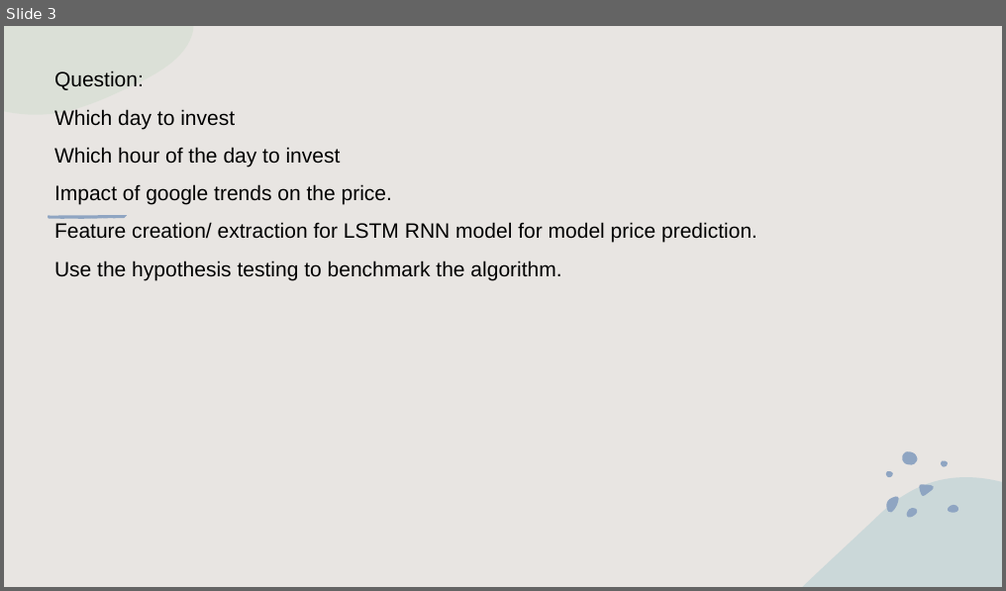
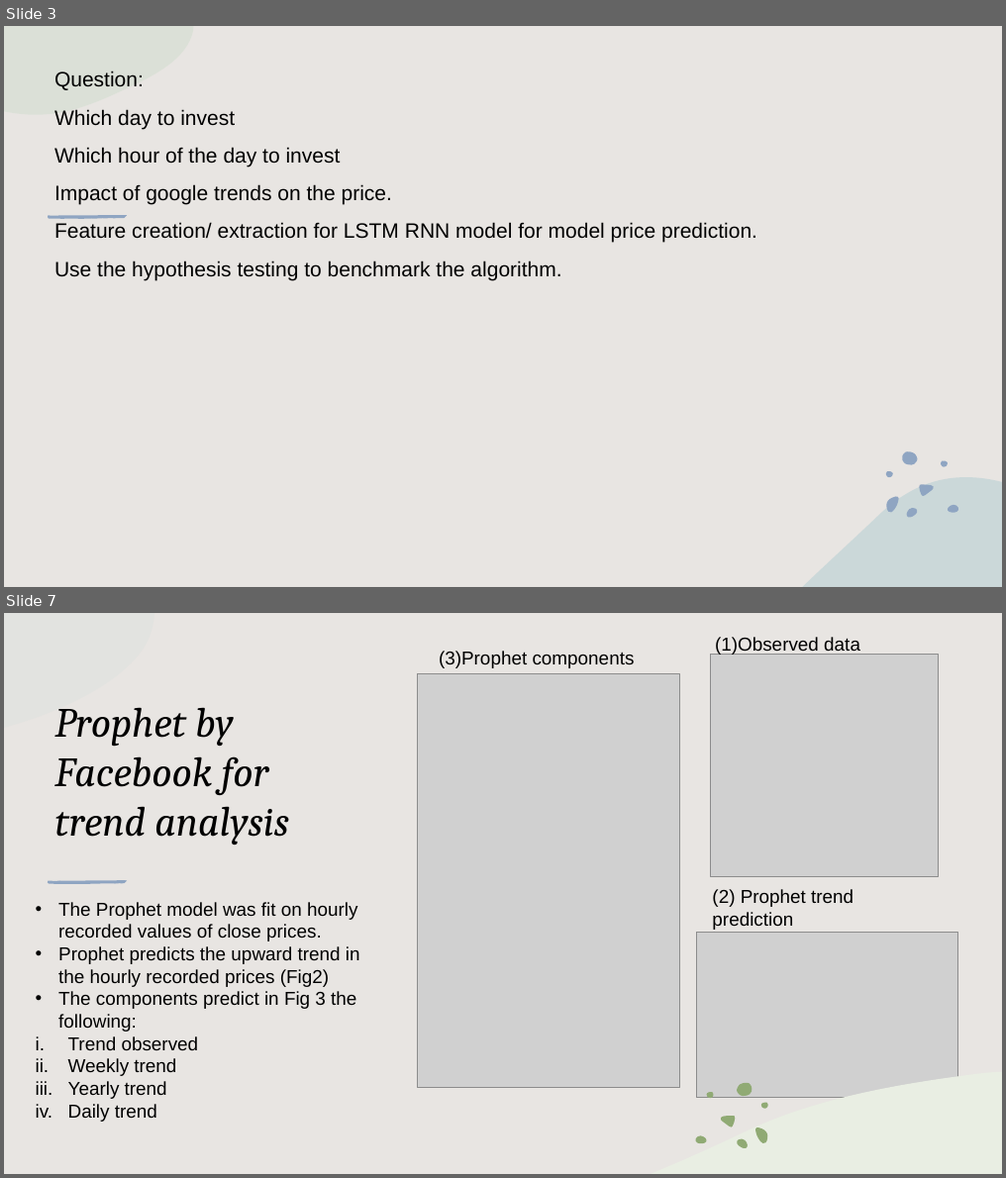
Before and after one commit to gamparohit/bitcoin, a slide deck: Data Mining Project.pptx. Shown one above the other, each under a label of ours: slide 3 before the commit, slides 3 and 7 after it; the slides between them are not shown. The pictures are 1006x591 and 1006x1178 pixels, drawn with LibreOffice and Linux fonts; fonts in the diff are those of the drawing; grey boxes stand for pictures. Boxes give left, top, right and bottom in pixels: in the first picture for what was removed or moved away, otherwise in the second. Text is boxed around its words. In the diff, an @@ line names an element or a change of style, - is before the commit and + after.

```diff
--- a/Data Mining Project.pptx
+++ b/Data Mining Project.pptx
@@ slide 7 added at [4,613,1002,1174], background #E8E5E2; not listed: 2 template elements that a slide beside it also shows @@
@@ freeform shape added at [4,613,193,702], fill #CFDDCD at 50% opacity @@
@@ rectangle added at [4,613,1002,1174], fill #E8E5E2 @@
@@ freeform shape added at [4,613,154,728], fill #CCDDD9 at 20% opacity @@
@@ text added at [715,637,860,655], 18 pt, text #000000 @@
+(1)Observed data
@@ text added at [439,651,635,668], 18 pt, text #000000 @@
+(3)Prophet components
@@ picture added at [710,655,939,876] @@
@@ picture added at [418,673,680,1087] @@
@@ title added at [54,707,289,845], 40 pt, text #000000, italic @@
+Prophet by Facebook for trend analysis
@@ group added at [48,880,127,884]: 5 freeform shapes @@
@@ text added at [58,902,360,1122], 18 pt, text #000000 @@
+• The Prophet model was fit on hourly recorded values of close prices.
+• Prophet predicts the upward trend in the hourly recorded prices (Fig2)
+• The components predict in Fig 3 the following:
+i. Trend observed
+ii. Weekly trend
+iii. Yearly trend
+iv. Daily trend
@@ text added at [712,889,853,930], 18 pt, text #000000 @@
+(2) Prophet trend prediction
@@ picture added at [696,933,957,1098] @@
@@ freeform shape added at [650,1072,1002,1174], fill #E9EEE3 @@
@@ freeform shape added at [803,1064,1002,1174], fill #AFCCD1 at 50% opacity @@
@@ group added at [696,1083,768,1149]: 7 freeform shapes @@
```
Also in this commit, not shown: 2 slides changed, 3 other slides added.
